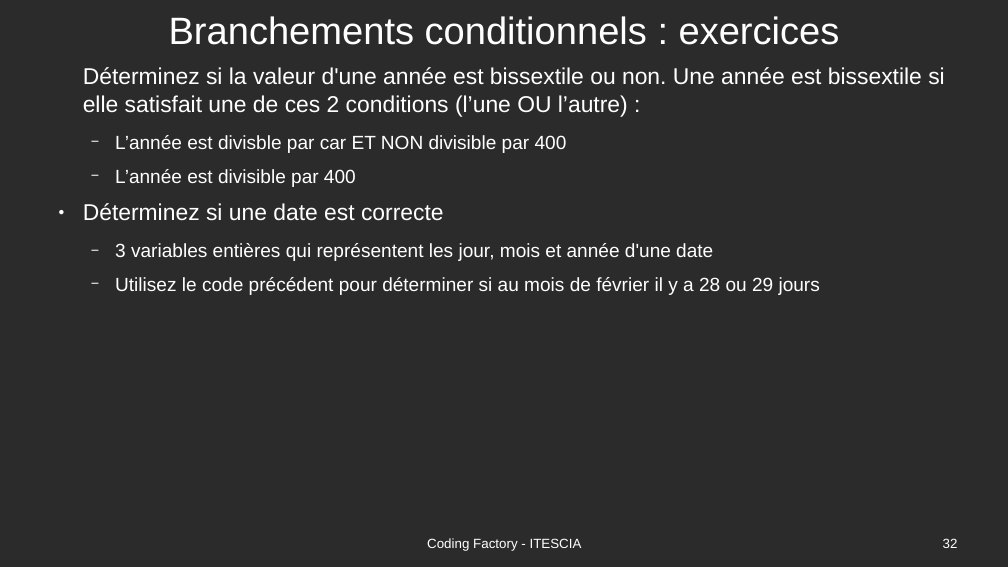
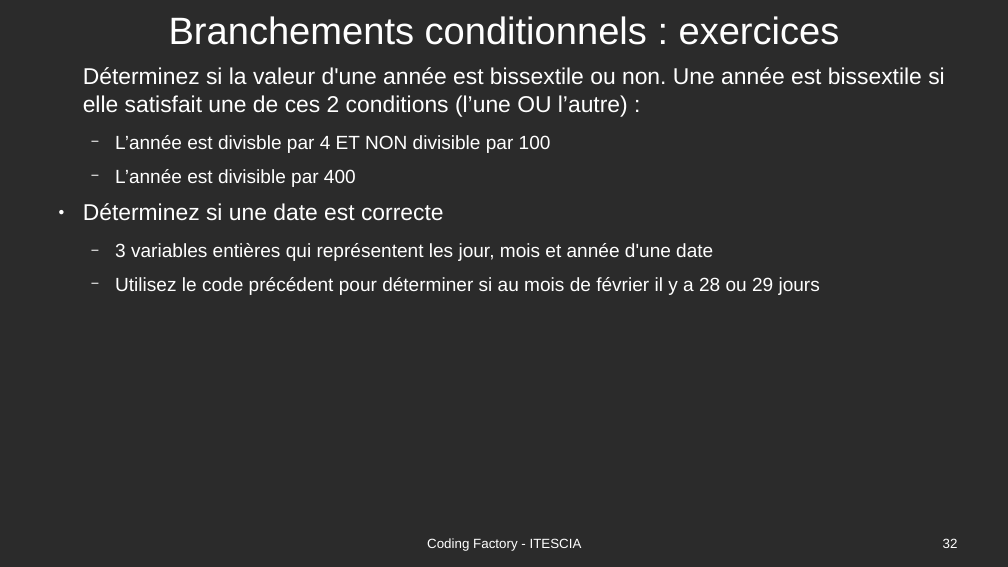
Before and after one commit to Romuald78/codingdojo_studentplugin, a slide deck: slide 32 of resources/doc/piscine_codingfactory-cours.odp. Drawn at 1008x567 pixels with LibreOffice and Linux fonts; fonts in the diff are those of the drawing; background and template pictures are left out; a plain dark background stands for a picture behind light text. Boxes give left, top, right and bottom in pixels: in the first picture for what was removed or moved away, otherwise in the second. Text is boxed around its words. In the diff, an @@ line names an element or a change of style, - is before the commit and + after.

```diff
--- a/resources/doc/piscine_codingfactory-cours.odp
+++ b/resources/doc/piscine_codingfactory-cours.odp
@@ text at <box>115,135,551,153</box>: text changed @@
-  − L’année est divisble par car ET NON divisible par 400
+  − L’année est divisble par 4 ET NON divisible par 100
```
Also in this commit, not shown: 1 other slide changed, 1 other file.
